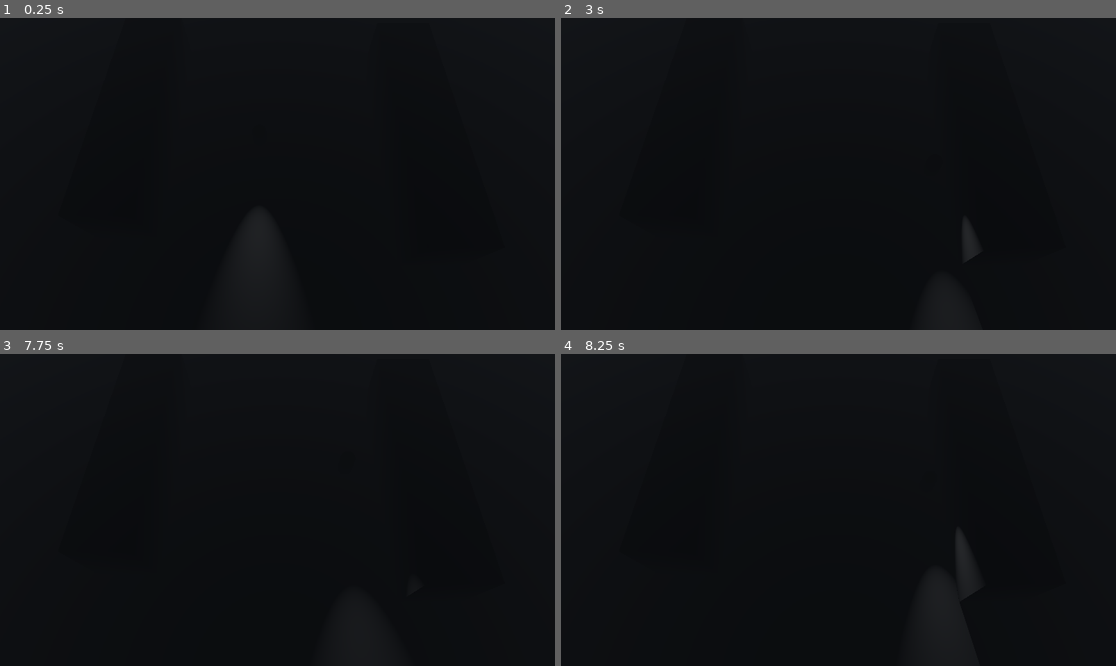
Above: before the commit, frames 1-4 (two rows, left to right).
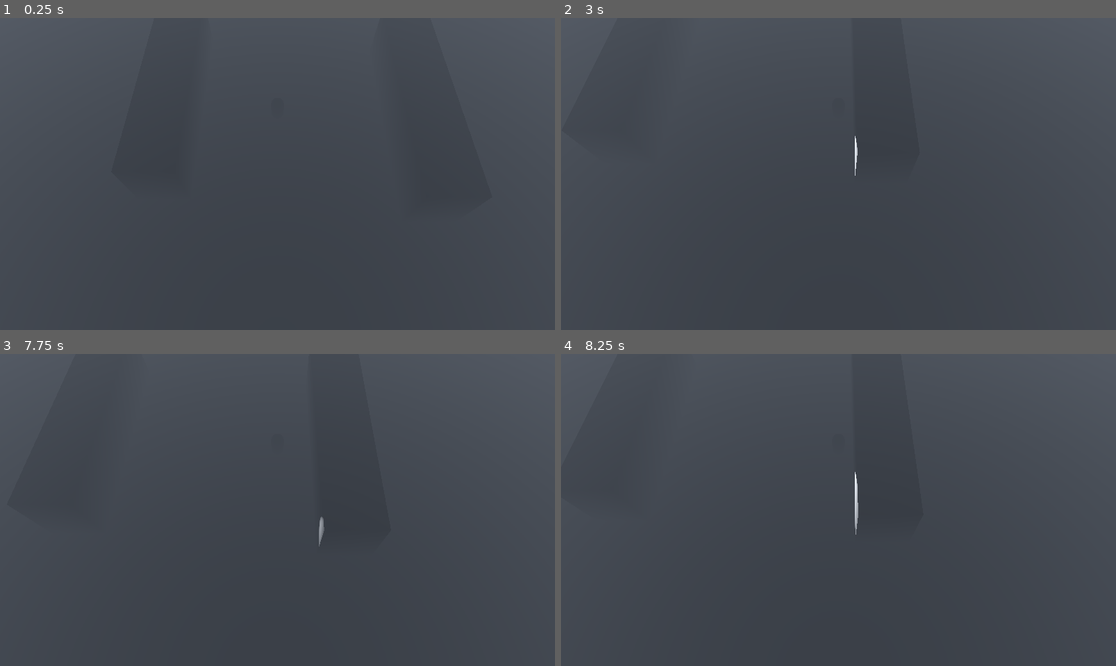
Above: after the commit, the same moments.

Repository: whattheheckman/cppHalloweenJam
Game: Godot game, scene res://test.tscn
Two runs of this game, one before a commit and one after it. Both use one fixed random seed, a clock stepped at 60 frames per second and the inputs below. A sky picture missing from this copy of the repository is replaced by a grey-blue gradient.
Inputs:
- Up to frame 1 (0.25 s): no input
- Up to frame 2 (3 s): tap Enter (ui_accept) at 0.5, 0.6, 0.77, 1.07, 1.25, 1.35, 1.52, 1.82, 2, 2.1, 2.85 s; hold D (right) 0.53-1.28 s; hold S (back) 1.28-2.03 s; hold D (right) 2.03-2.78 s; hold W (forward) from 2.78 s (still down)
- Up to frame 3 (7.75 s): tap Enter (ui_accept) at 3.02, 3.32, 3.6, 3.77, 4.07, 4.35, 4.52, 4.82, 5.1, 5.75, 5.85, 6.02, 6.32, 6.6, 6.77, 7.07, 7.35, 7.52 s; release W (forward) at 3.53 s; hold A (left) 3.53-5.03 s; hold S (back) 5.03-5.78 s; hold D (right) 5.78-6.53 s; hold W (forward) 6.53-7.28 s; hold D (right) from 7.28 s (still down)
- Up to frame 4 (8.25 s): tap Enter (ui_accept) at 7.82, 8.1 s; release D (right) at 8.03 s; hold S (back) from 8.03 s (still down)

The runs differ from the first frame. In frame 1, 100% of the frame differs, in the area x 0-100%, y 0-100%; in frame 2, 100%; in frame 3, 100%; in frame 4, 100%.

Commit message:
player camera + exports + spotlight tweaks

Diff:
--- /dev/null
+++ b/CameraRig.gd
@@ -0,0 +1,12 @@
+extends SpringArm3D
+
+
+
+# Called when the node enters the scene tree for the first time.
+func _ready():
+	pass
+
+
+# Called every frame. 'delta' is the elapsed time since the previous frame.
+func _process(delta):
+	pass
--- a/Player.gd
+++ b/Player.gd
@@ -1,11 +1,13 @@
 extends CharacterBody3D
 
 
-const SPEED = 5.0
-const JUMP_VELOCITY = 4.5
+@export var SPEED := 5.0
+
+@onready var _spring_arm: SpringArm3D = $CameraRig
 
 # Get the gravity from the project settings to be synced with RigidBody nodes.
 var gravity = ProjectSettings.get_setting("physics/3d/default_gravity")
+
 
 
 func _physics_process(delta):
@@ -13,9 +15,6 @@
 	if not is_on_floor():
 		velocity.y -= gravity * delta
 
-	# Handle Jump.
-	if Input.is_action_just_pressed("ui_accept") and is_on_floor():
-		velocity.y = JUMP_VELOCITY
 
 	# Get the input direction and handle the movement/deceleration.
 	# As good practice, you should replace UI actions with custom gameplay actions.
@@ -28,4 +27,6 @@
 		velocity.x = move_toward(velocity.x, 0, SPEED)
 		velocity.z = move_toward(velocity.z, 0, SPEED)
 
+	_spring_arm.translate(velocity)
+
 	move_and_slide()
--- a/Player.tscn
+++ b/Player.tscn
@@ -1,6 +1,7 @@
-[gd_scene load_steps=5 format=3 uid="uid://bdemr4rw2km8n"]
+[gd_scene load_steps=7 format=3 uid="uid://bdemr4rw2km8n"]
 
 [ext_resource type="Script" path="res://Player.gd" id="1_vmj82"]
+[ext_resource type="Script" path="res://CameraRig.gd" id="2_iuxt3"]
 
 [sub_resource type="CapsuleShape3D" id="CapsuleShape3D_qbb70"]
 
@@ -8,6 +9,8 @@
 
 [sub_resource type="StandardMaterial3D" id="StandardMaterial3D_nyio7"]
 albedo_color = Color(0.886275, 0.466667, 0, 1)
+
+[sub_resource type="SeparationRayShape3D" id="SeparationRayShape3D_gbx2w"]
 
 [node name="CharacterBody3d" type="CharacterBody3D"]
 script = ExtResource("1_vmj82")
@@ -20,11 +23,23 @@
 material = SubResource("StandardMaterial3D_nyio7")
 
 [node name="SpotLight3d" type="SpotLight3D" parent="."]
-transform = Transform3D(-1, 0, -8.74228e-08, 0, 1, 0, 8.74228e-08, 0, -1, 0.0439094, 0.55783, 0.616529)
+transform = Transform3D(-1, 1.60815e-08, 8.59309e-08, 0, 0.982935, -0.183951, -8.74228e-08, -0.183951, -0.982935, 0.0439094, 0.55783, 0.616529)
 light_energy = 16.0
 light_indirect_energy = 9.344
 light_volumetric_fog_energy = 4.207
+light_specular = 3.833
 shadow_enabled = true
-shadow_blur = 0.0
-spot_range = 48.4384
+shadow_blur = 0.022
+spot_range = 9.611
+spot_attenuation = 0.435275
 spot_angle = 20.2667
+spot_angle_attenuation = 0.07966
+
+[node name="CameraRig" type="SpringArm3D" parent="."]
+shape = SubResource("SeparationRayShape3D_gbx2w")
+script = ExtResource("2_iuxt3")
+
+[node name="PlayCamera" type="Camera3D" parent="."]
+transform = Transform3D(1, 0, 0, 0, 0.46793, 0.883766, 0, -0.883766, 0.46793, 0, 19.695, 16.304)
+current = true
+fov = 52.5
--- a/project.godot
+++ b/project.godot
@@ -12,7 +12,7 @@
 
 config/name="Cpp Halloween Jam"
 run/main_scene="res://test.tscn"
-config/features=PackedStringArray("4.0", "Vulkan Clustered")
+config/features=PackedStringArray("4.0")
 config/icon="res://icon.svg"
 
 [input]
--- a/test.tscn
+++ b/test.tscn
@@ -26,8 +26,8 @@
 ambient_light_source = 1
 reflected_light_source = 2
 tonemap_mode = 2
-tonemap_exposure = 0.1
-tonemap_white = 2.23
+tonemap_exposure = 1.18
+tonemap_white = 12.58
 sdfgi_use_occlusion = true
 sdfgi_read_sky_light = false
 glow_intensity = 1.5
@@ -36,10 +36,10 @@
 fog_enabled = true
 fog_light_energy = 0.65
 fog_density = 0.0143
-volumetric_fog_density = 0.0336
+volumetric_fog_density = 0.0189
 volumetric_fog_emission_energy = 0.0
 volumetric_fog_gi_inject = 0.65
-volumetric_fog_detail_spread = 3.86375
+volumetric_fog_detail_spread = 4.39226
 
 [sub_resource type="CameraAttributesPhysical" id="CameraAttributesPhysical_mbmjt"]
 
@@ -57,13 +57,13 @@
 gi_mode = 2
 mesh = SubResource("BoxMesh_bljoq")
 
-[node name="ground plane" type="MeshInstance3D" parent="world"]
-mesh = SubResource("PlaneMesh_w65vt")
+[node name="MeshInstance3D" type="MeshInstance3D" parent="world"]
+mesh = SubResource("PlaneMesh_cw8ws")
 
-[node name="StaticBody3d" type="StaticBody3D" parent="world/ground plane"]
+[node name="StaticBody3D" type="StaticBody3D" parent="world/MeshInstance3D"]
 
-[node name="CollisionShape3d" type="CollisionShape3D" parent="world/ground plane/StaticBody3d"]
-shape = SubResource("ConcavePolygonShape3D_xsh4f")
+[node name="CollisionShape3D" type="CollisionShape3D" parent="world/MeshInstance3D/StaticBody3D"]
+shape = SubResource("ConcavePolygonShape3D_ijlis")
 
 [node name="enviroments" type="Node3D" parent="."]
 
@@ -72,6 +72,7 @@
 camera_attributes = SubResource("CameraAttributesPhysical_mbmjt")
 
 [node name="lights" type="Node3D" parent="."]
+visible = false
 
 [node name="OmniLight3d" type="OmniLight3D" parent="lights"]
 transform = Transform3D(0.998393, -0.0563665, 0.00590846, 0.0566754, 0.992952, -0.104083, 0, 0.104251, 0.994551, -11.4822, 3.8528, 10.9706)
@@ -93,9 +94,17 @@
 spot_range = 48.4384
 spot_angle = 20.2667
 
-[node name="Camera3d" type="Camera3D" parent="."]
+[node name="TestCamera" type="Camera3D" parent="."]
 transform = Transform3D(1, 0, 0, 0, 0.46793, 0.883766, 0, -0.883766, 0.46793, -11.806, 19.6946, 16.3042)
 fov = 52.5
 
-[node name="CharacterBody3d" parent="." instance=ExtResource("2_kw8o3")]
-transform = Transform3D(1, 0, 0, 0, 1, 0, 0, 0, 1, -13.084, 1.00157, 3.31284)
+[node name="Player" parent="." instance=ExtResource("2_kw8o3")]
+transform = Transform3D(1, 0, 0, 0, 1, 0, 0, 0, 1, -13.084, 1.739, 3.313)
+disable_mode = 2
+
+[node name="SpotLight3d" parent="Player" index="2"]
+light_indirect_energy = 8.523
+light_volumetric_fog_energy = 4.617
+light_specular = 0.0
+
+[editable path="Player"]
Not shown, added: export_presets.cfg
Not shown, added: suites+bric.blend.import
Not shown: 1 places in test.tscn that only renumber resources
